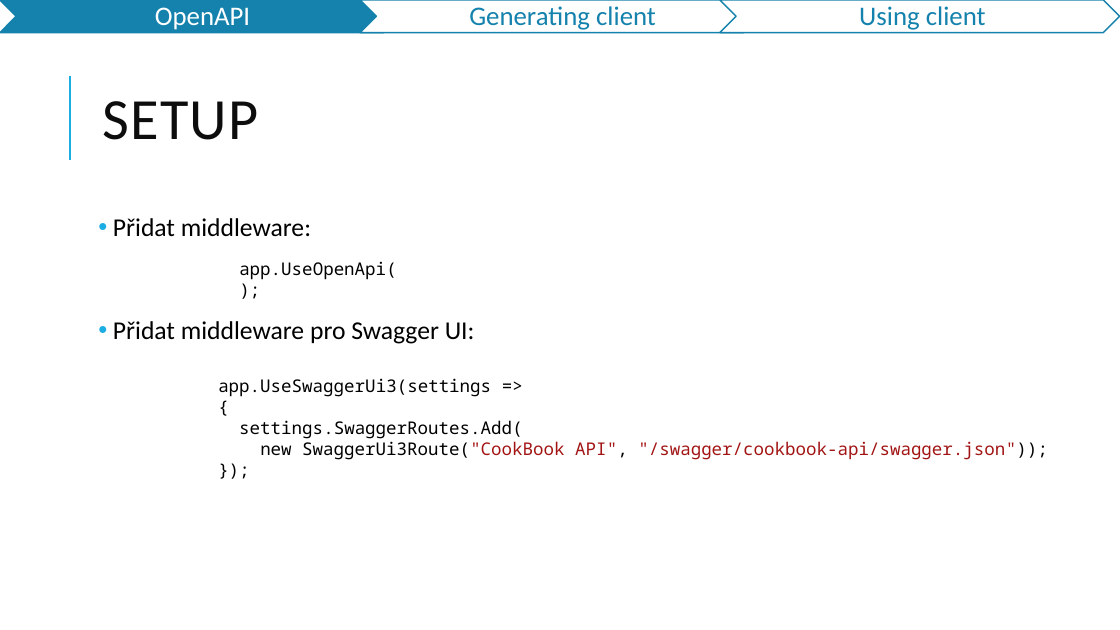
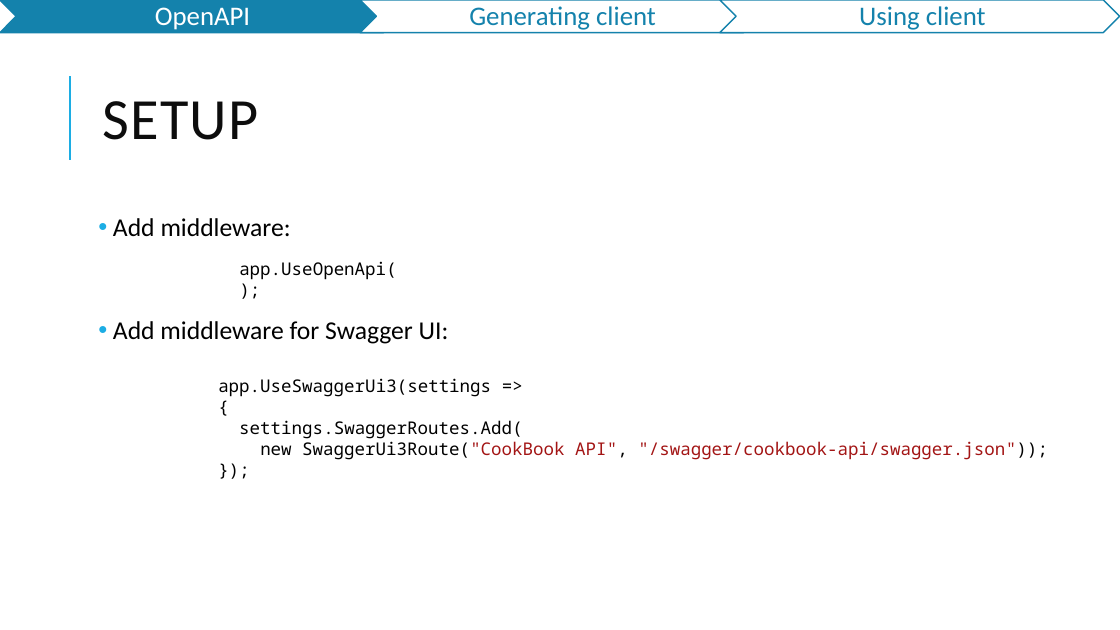
Before and after one commit to jasho/pv239-maui, a slide deck: slide 11 of 06_API/PV239-Xamarin-06_API.pptx. Drawn at 1120x630 pixels with LibreOffice and Linux fonts; fonts in the diff are those of the drawing. Boxes give left, top, right and bottom in pixels: in the first picture for what was removed or moved away, otherwise in the second. Text is boxed around its words. In the diff, an @@ line names an element or a change of style, - is before the commit and + after.

Commit message:
Update lab 06 presentation

```diff
--- a/06_API/PV239-Xamarin-06_API.pptx
+++ b/06_API/PV239-Xamarin-06_API.pptx
@@ text at (113, 218, 449, 344): text changed @@
-• Přidat middleware:
-• Přidat middleware pro Swagger UI:
+• Add middleware:
+• Add middleware for Swagger UI:
```
Also in this commit, not shown: 1 other slide changed, 1 other file.
